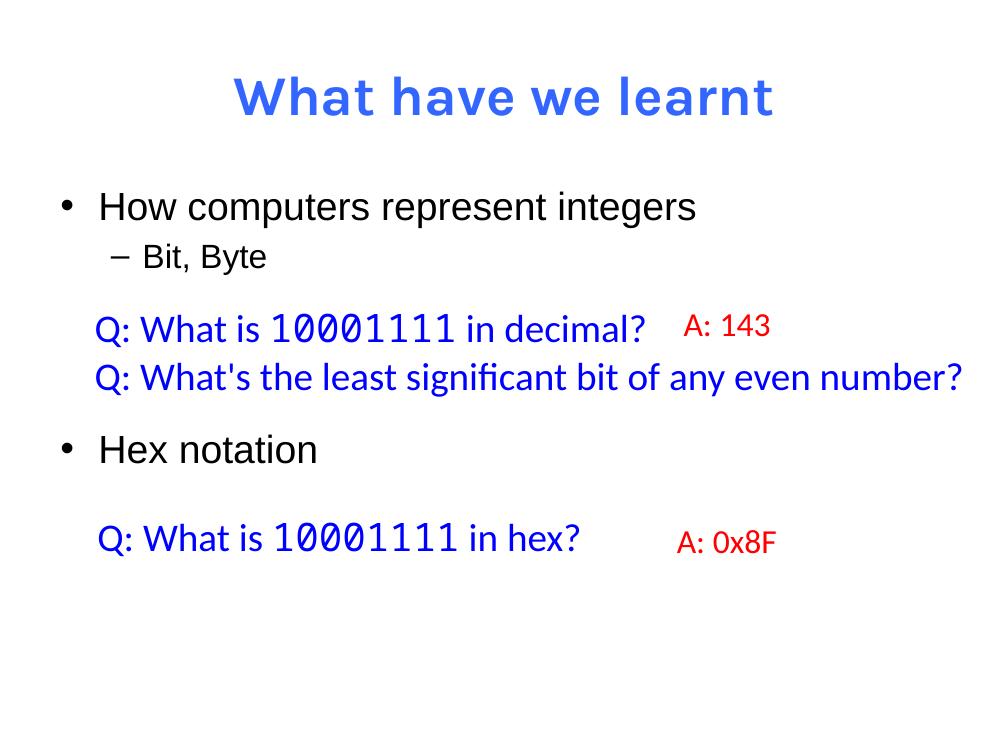
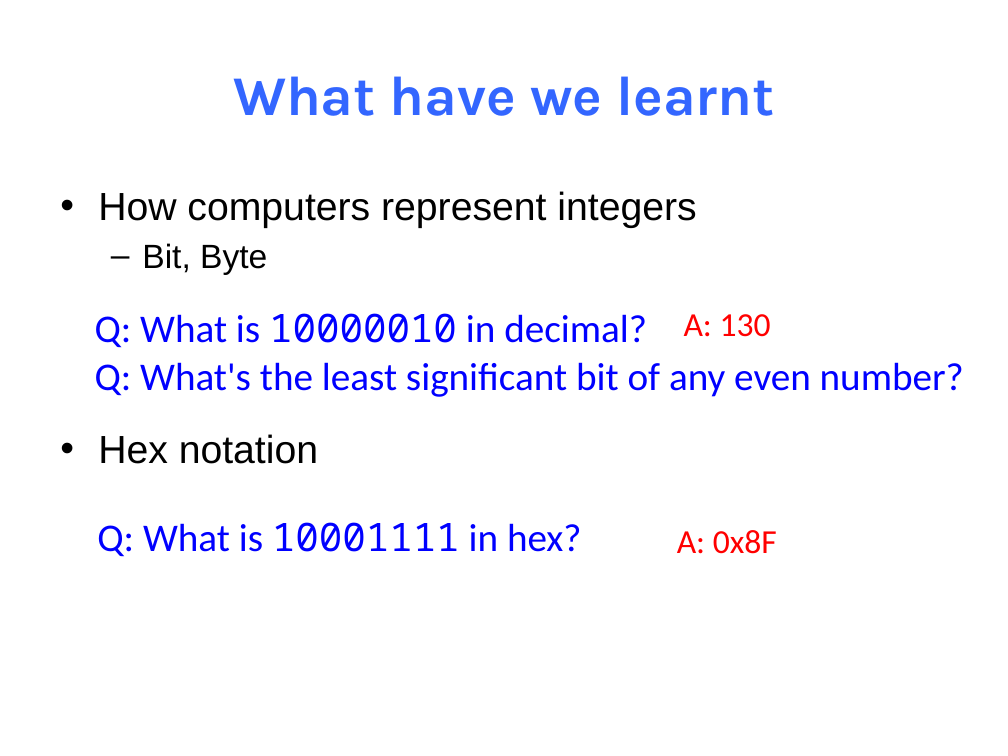
Before and after one commit to NYU-CSO/nyu-cso.github.io, a slide deck: slide 24 of notes/02-bits_bytes_int.pptx. Drawn at 1008x756 pixels with LibreOffice and Linux fonts; fonts in the diff are those of the drawing. Boxes give left, top, right and bottom in pixels: in the first picture for what was removed or moved away, otherwise in the second. Text is boxed around its words. In the diff, an @@ line names an element or a change of style, - is before the commit and + after.

```diff
--- a/notes/02-bits_bytes_int.pptx
+++ b/notes/02-bits_bytes_int.pptx
@@ text at (95,313,647,348): text changed @@
-Q: What is 10001111 in decimal?
+Q: What is 10000010 in decimal?
@@ text at (684,314,771,337): text changed @@
-A: 143
+A: 130
```
Also in this commit, not shown: 11 other slides changed, 9 slides added, 1 slide removed, 1 other file.
